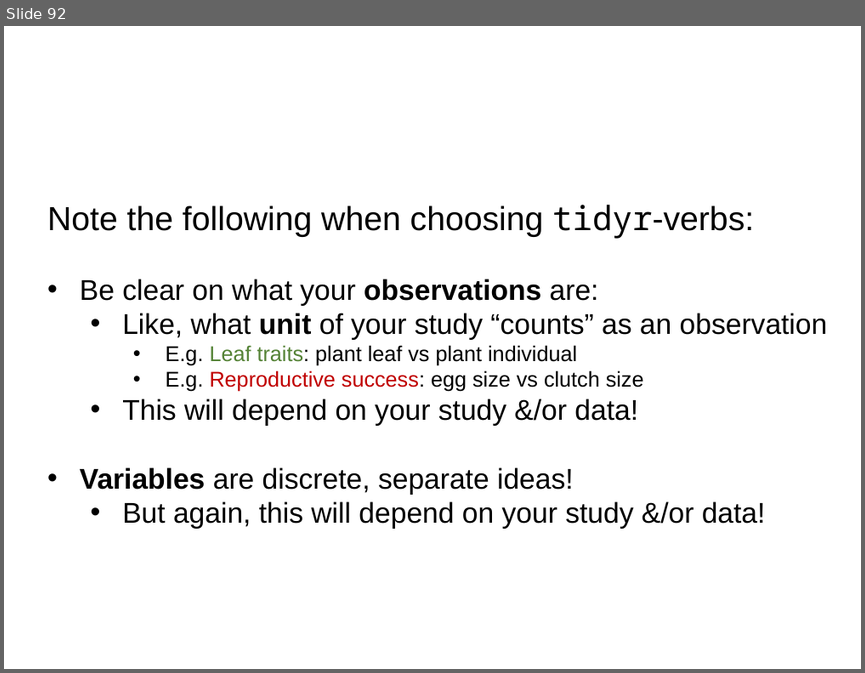
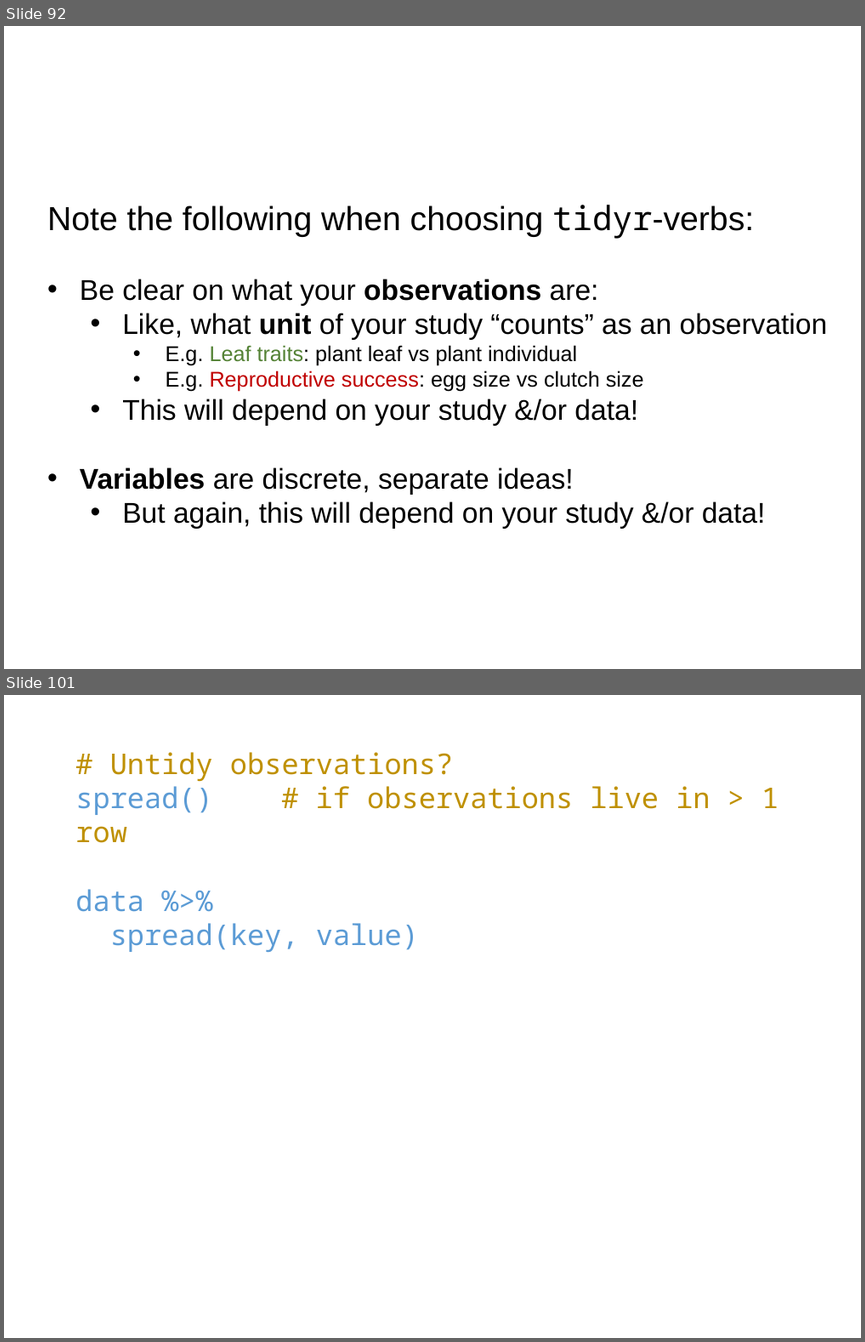
Before and after one commit to rvanmazijk/BioSci-tidyverse-workshop, a slide deck: slides-and-notes/day-1-slides.pptx. Shown one above the other, each under a label of ours: slide 92 before the commit, slides 92 and 101 after it; the slides between them are not shown. The pictures are 865x673 and 865x1342 pixels, drawn with LibreOffice and Linux fonts; fonts in the diff are those of the drawing. Boxes give left, top, right and bottom in pixels: in the first picture for what was removed or moved away, otherwise in the second. Text is boxed around its words. In the diff, an @@ line names an element or a change of style, - is before the commit and + after.

```diff
--- a/slides-and-notes/day-1-slides.pptx
+++ b/slides-and-notes/day-1-slides.pptx
@@ slide 101 added at (x1=4, y1=695, x2=861, y2=1338), background #FFFFFF @@
@@ text added at (x1=75, y1=752, x2=778, y2=952), 24 pt, text #BF9000 @@
+# Untidy observations?
+spread() # if observations live in > 1 row
+data %>%
+spread(key, value)
```
Also in this commit, not shown: 21 other slides added, 1 other file.
